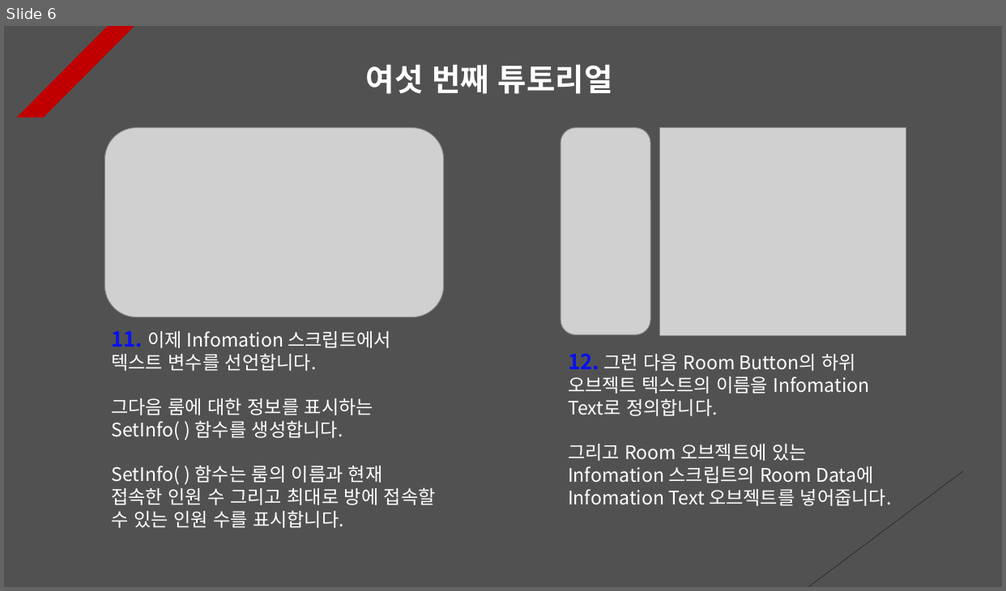
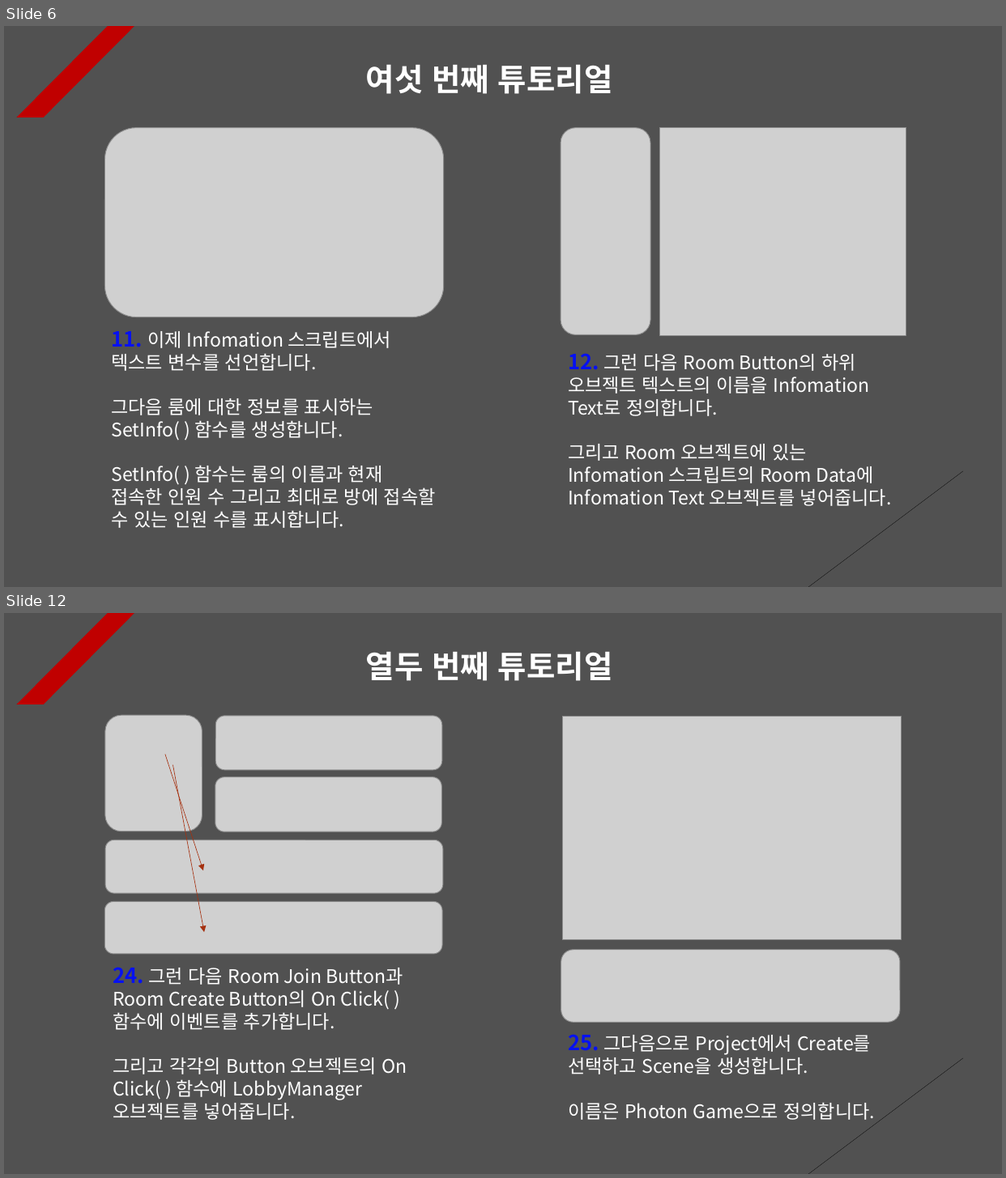
Before and after one commit to Unity2033/3D-UnityEngine, a slide deck: Assets/Class/Photon Server/PPT Data/Photon Room.pptx. Shown one above the other, each under a label of ours: slide 6 before the commit, slides 6 and 12 after it; the slides between them are not shown. The pictures are 1006x591 and 1006x1178 pixels, drawn with LibreOffice and Linux fonts; fonts in the diff are those of the drawing; grey boxes stand for pictures. Boxes give left, top, right and bottom in pixels: in the first picture for what was removed or moved away, otherwise in the second. Text is boxed around its words. In the diff, an @@ line names an element or a change of style, - is before the commit and + after.

Commit message:
Photon Synchronization Tutorial Renewal
- Delete terrain object

- Photon Synchronization Manual
  Remake

```diff
--- a/Assets/Class/Photon Server/PPT Data/Photon Room.pptx
+++ b/Assets/Class/Photon Server/PPT Data/Photon Room.pptx
@@ slide 12 added at <box>4,613,1002,1174</box>, background #515151; not listed: 2 template elements that a slide beside it also shows @@
@@ text added at <box>366,651,613,681</box>, 30 pt, text #FFFFFF, bold @@
+열두 번째 튜토리얼
@@ picture added at <box>105,716,202,832</box> @@
@@ picture added at <box>216,716,442,769</box> @@
@@ picture added at <box>562,717,901,939</box> @@
@@ arrow added from (165, 755) to (203, 871), #A5300F 0.5 pt dashed @@
@@ arrow added from (173, 765) to (204, 933), #A5300F 0.5 pt dashed @@
@@ picture added at <box>215,777,441,832</box> @@
@@ picture added at <box>105,840,443,893</box> @@
@@ picture added at <box>105,902,443,954</box> @@
@@ picture added at <box>561,950,900,1023</box> @@
@@ text added at <box>113,967,407,1120</box>, 18 pt, text #FFFFFF @@
+24. 그런 다음 Room Join Button과 Room Create Button의 On Click( ) 함수에 이벤트를 추가합니다.
+그리고 각각의 Button 오브젝트의 On Click( ) 함수에 LobbyManager 오브젝트를 넣어줍니다.
@@ text added at <box>568,1034,875,1120</box>, 18 pt, text #FFFFFF @@
+25. 그다음으로 Project에서 Create를 선택하고 Scene을 생성합니다.
+이름은 Photon Game으로 정의합니다.
```
Also in this commit, not shown: 6 other slides added, 13 other files.
